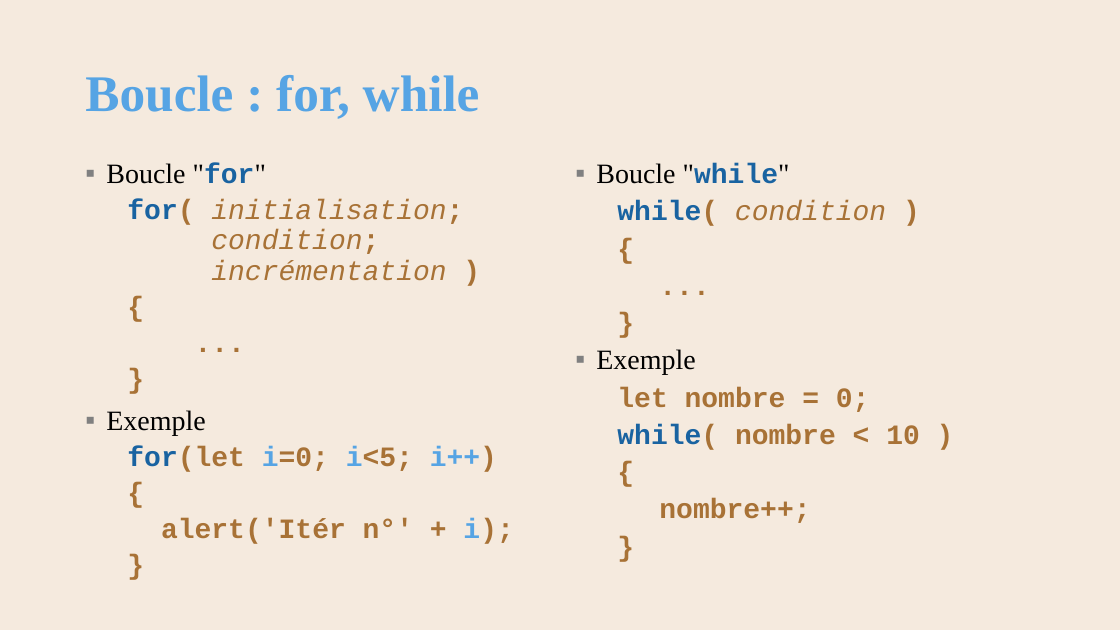
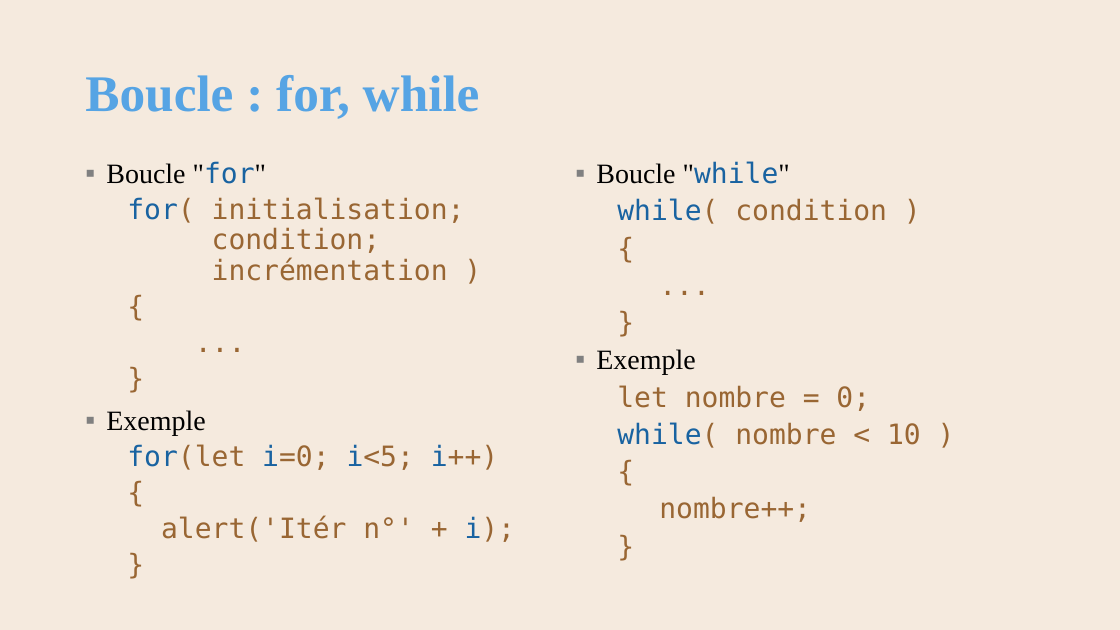
Before and after one commit to AlainWafflard/4IPW3, a slide deck: slide 21 of syllabus/17_javascript/syllabus_17_js.pptx. Drawn at 1120x630 pixels with LibreOffice and Linux fonts; fonts in the diff are those of the drawing; background and template pictures are left out. Boxes give left, top, right and bottom in pixels: in the first picture for what was removed or moved away, otherwise in the second. Text is boxed around its words. In the diff, an @@ line names an element or a change of style, - is before the commit and + after.

```diff
--- a/syllabus/17_javascript/syllabus_17_js.pptx
+++ b/syllabus/17_javascript/syllabus_17_js.pptx
@@ text at [106, 162, 516, 542]: font Courier New to DejaVu Sans Mono in ""for"", "for( initialisation; condition; incrémentation )", "{", "..." and 5 more places; bold off in ""for"", "for( initialisation; condition; )", "{", "..." and 5 more places; text colour #A87236 to #996633 in "for( initialisation; condition; incrémentation )", "{", "...", "}" and 4 more places; italic off in "initialisation; condition; incrémentation"; text colour #56A4E4 to #1963A1 in "i=0; i<5; i++)", "i);"; text colour #56A4E4 to #996633 in "i++)" @@
@@ text at [596, 162, 921, 522]: font Courier New to DejaVu Sans Mono in ""while"", "while( condition )", "{", "..." and 6 more places; bold off in ""while"", "while( )", "{", "..." and 6 more places; text colour #A87236 to #996633 in "while( condition )", "{", "...", "}" and 5 more places; italic off in "condition" @@
```
Also in this commit, not shown: 30 other slides changed, 6 slides added, 14 other files.
